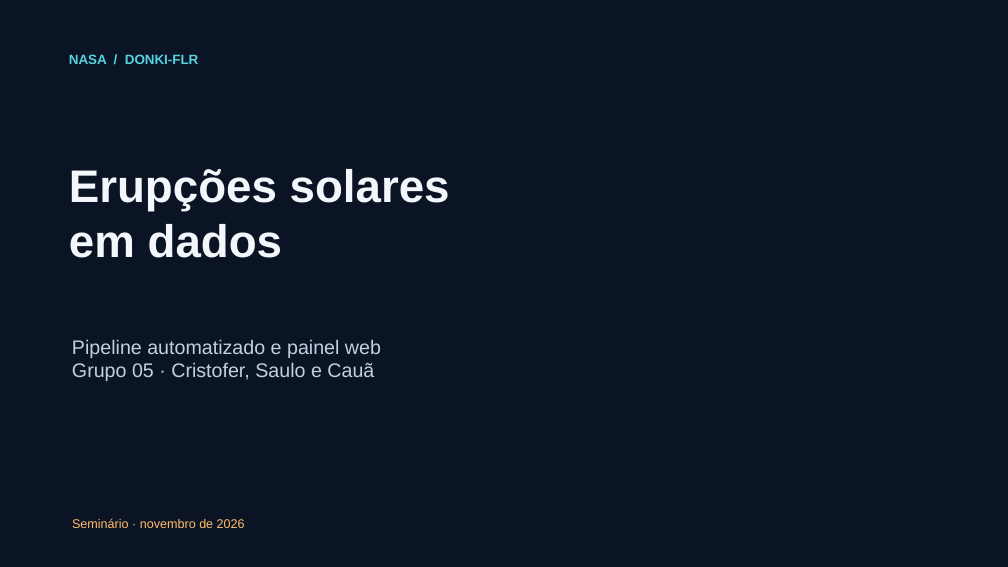
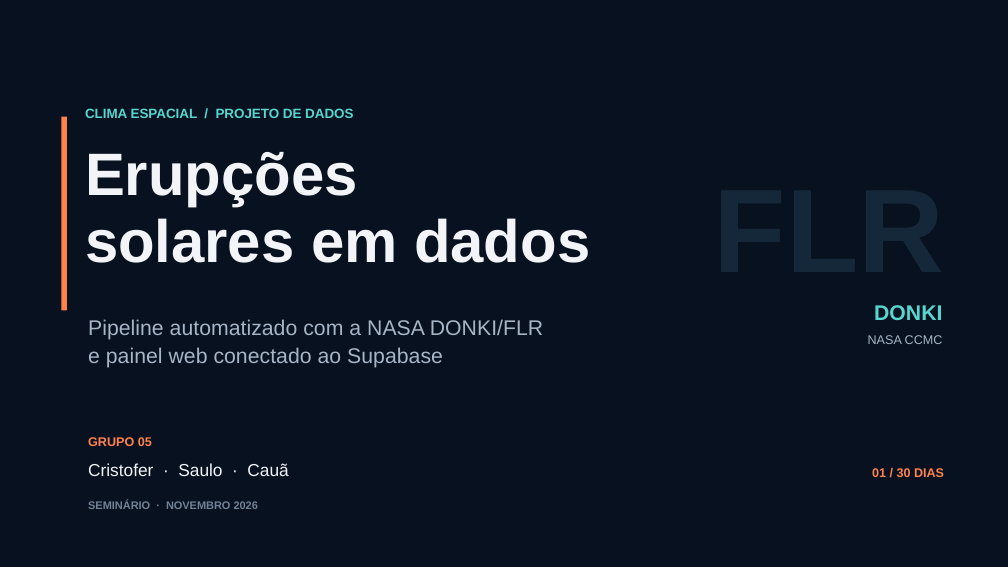
Before and after one commit to API-NASA-CCS/DONKI-FLR, a slide deck: slide 1 of docs/apresentacao.pptx. Drawn at 1008x567 pixels with LibreOffice and Linux fonts; fonts in the diff are those of the drawing. Boxes give left, top, right and bottom in pixels: in the first picture for what was removed or moved away, otherwise in the second. Text is boxed around its words. In the diff, an @@ line names an element or a change of style, - is before the commit and + after.

Commit message:
Melhora apresentação do seminário DONKI FLR

```diff
--- a/docs/apresentacao.pptx
+++ b/docs/apresentacao.pptx
@@ background #0B1424 to #07111F @@
@@ text removed at [69,54,199,64] @@
-NASA / DONKI-FLR
@@ rectangle added at [61,116,67,310], fill #FF824D @@
@@ text added at [85,108,353,118], 12.8 pt, text #57D6CF, bold @@
+CLIMA ESPACIAL / PROJETO DE DADOS
@@ text at [85,152,590,263]: text changed; size 43.5 to 57 pt; text colour #F3F7FB to #F2F4F7 @@
-Erupções solares
-em dados
+Erupções
+solares em dados
@@ text at [88,319,543,368]: text changed; size 18.8 to 20.2 pt; text colour #BFD0DF to #A7B5C7 @@
-Pipeline automatizado e painel web
-Grupo 05 · Cristofer, Saulo e Cauã
+Pipeline automatizado com a NASA DONKI/FLR
+e painel web conectado ao Supabase
@@ text added at [874,305,943,320], 20.2 pt, text #57D6CF, bold @@
+DONKI
@@ text added at [868,335,943,344], 12 pt, text #A7B5C7 @@
+NASA CCMC
@@ text added at [88,437,152,446], 12 pt, text #FF824D, bold @@
+GRUPO 05
@@ text added at [88,463,288,476], 16.5 pt, text #F2F4F7 @@
+Cristofer · Saulo · Cauã
@@ text added at [872,468,944,477], 12 pt, text #FF824D, bold @@
+01 / 30 DIAS
@@ text at [88,500,258,509]: text changed; size 12 to 10.5 pt; text colour #FFBD69 to #718196; bold on @@
-Seminário · novembro de 2026
+SEMINÁRIO · NOVEMBRO 2026
```
Also in this commit, not shown: 1 other slide changed, 9 slides added, 9 slides removed, 3 other files.
